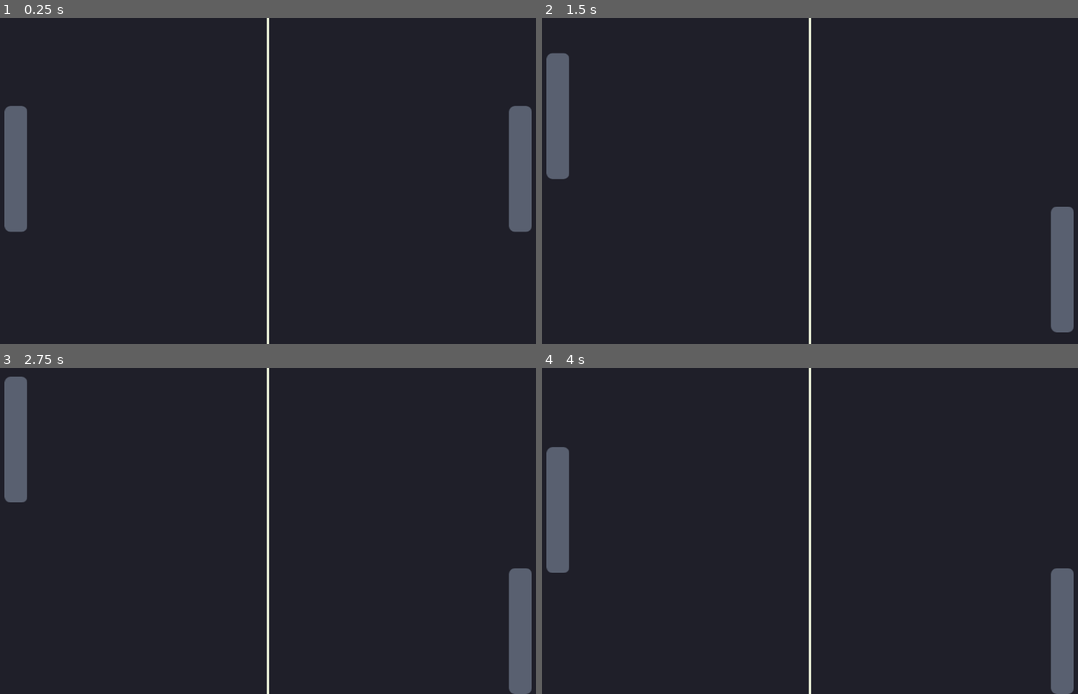
Above: before the commit, frames 1-4 (two rows, left to right).
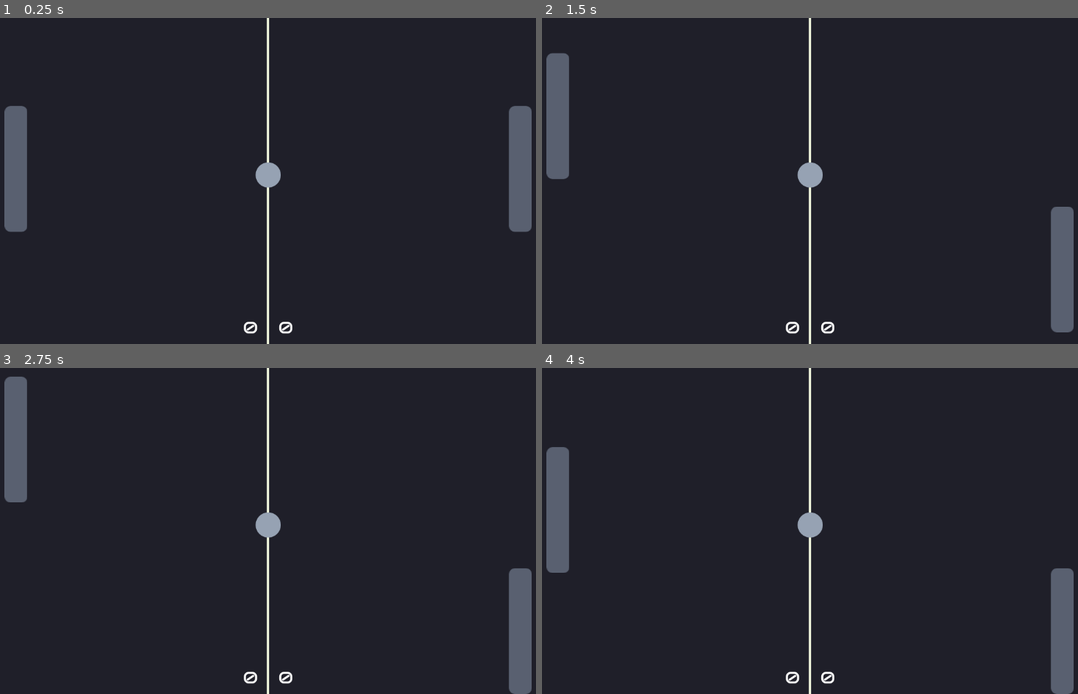
Above: after the commit, the same moments.

Repository: blackinferno1000/pong
Game: Godot game, scene res://scenes/main.tscn
Two runs of this game, one before a commit and one after it. Both use one fixed random seed, a clock stepped at 60 frames per second and the inputs below.
Inputs:
- Up to frame 1 (0.25 s): no input
- Up to frame 2 (1.5 s): tap Enter at 0.5 s; hold W (p1_up) 0.53-1.28 s; hold Down (p2_down) 0.53-1.28 s; tap Up (p2_up) at 0.8, 1.35 s; hold S (p1_down) from 1.28 s (still down)
- Up to frame 3 (2.75 s): tap Down (p2_down) at 1.55 s; release S (p1_down) at 2.03 s; hold W (p1_up) from 2.03 s (still down); hold Down (p2_down) from 2.03 s (still down); tap Up (p2_up) at 2.3 s
- Up to frame 4 (4 s): release Down (p2_down) at 2.78 s; tap Up (p2_up) at 2.85, 3.8 s; tap Down (p2_down) at 3.05 s; tap Space at 3.5 s; release W (p1_up) at 3.53 s; hold S (p1_down) from 3.53 s (still down); hold Down (p2_down) from 3.53 s (still down)

The runs differ from the first frame. In frame 1, 0.4% of the frame differs, in the area x 45-55%, y 44-97%; in frame 2, 0.4%; in frame 3, 0.4%; in frame 4, 0.4%.

Commit message:
gamemanager.gd

Diff:
--- /dev/null
+++ b/scenes/objects/ball.tscn
@@ -0,0 +1,15 @@
+[gd_scene load_steps=3 format=3 uid="uid://dfbkm86lw6pun"]
+
+[ext_resource type="Texture2D" uid="uid://f4hkpvvxf36g" path="res://assets/ball.png" id="1_itkb2"]
+
+[sub_resource type="CircleShape2D" id="CircleShape2D_12lam"]
+radius = 25.0
+
+[node name="Ball" type="CharacterBody2D"]
+
+[node name="Sprite2D" type="Sprite2D" parent="."]
+modulate = Color(0.5882353, 0.63529414, 0.7019608, 1)
+texture = ExtResource("1_itkb2")
+
+[node name="CollisionShape2D" type="CollisionShape2D" parent="."]
+shape = SubResource("CircleShape2D_12lam")
--- a/scenes/scripts/game_manager.gd
+++ b/scenes/scripts/game_manager.gd
@@ -3,10 +3,41 @@
 #fields
 @onready var player_1 = %"Player 1"
 @onready var player_2 = %"Player 2"
+var ball_node = preload("res://scenes/objects/ball.tscn")
+var label_node = preload("res://scenes/user_interface/label.tscn")
+var ball
+var screen_size
+@export_enum("Active", "Score", "Game Over") var game_state: int
+@export var p1_score:int = 0
+@export var p2_score:int = 0
+var p1_score_label
+var p2_score_label
+@export var speed:int = 300
+var point
+
 
 # Called when the node enters the scene tree for the first time.
 func _ready():
-	pass # Replace with function body.
+#	instantiate ball at center
+	ball = instance(ball_node,Vector2(575.0,312.0))
+	p1_score_label = instance(label_node, Vector2(520.0,595.0))
+	p1_score_label.text = str(p1_score)
+	p2_score_label = instance(label_node, Vector2(590.0,595.0))
+	p2_score_label.text = str(p2_score)
+	print(ball)
+	print(ball.position)
+# 	get and adjust screen size
+	screen_size = get_viewport_rect().size
+	screen_size = Vector2(screen_size[0], screen_size[1] - 125)
+#	get intial ball move position
+	point = randf_range(screen_size[0],screen_size[1])
+	print(point)
+
+func instance(inst, pos: Vector2):
+	var instance = inst.instantiate()
+	add_child(instance)
+	instance.position = pos
+	return instance
 
 #quits game
 func _input(event):
@@ -14,5 +45,10 @@
 		get_tree().quit()
 
 # Called every frame. 'delta' is the elapsed time since the previous frame.
-func _process(delta):
+func _physics_process(delta):
+#	move ball
+	#ball.position = ball.position.move_toward(Vector2(point,screen_size[1]), speed * delta)
 	pass
+
+#	position clamp
+	#ball.position = position.clamp(Vector2(0,125), screen_size)
--- a/scenes/scripts/paddle.gd
+++ b/scenes/scripts/paddle.gd
@@ -7,26 +7,24 @@
 
 #functions
 func _ready():
+# 	get and adjust screen size
 	screen_size = get_viewport_rect().size
 	screen_size = Vector2(screen_size[0], screen_size[1] - 125)
-	print(screen_size)
+	#print(screen_size)
+
 func _physics_process(delta):
 #	player 1 movement
 	if(player == 0):
 		if(Input.is_action_pressed("p1_up")):
-			#velocity.y -= SPEED * delta
 			position.y -= SPEED * delta
 		if(Input.is_action_pressed("p1_down")):
-			#velocity.y += SPEED * delta
 			position.y += SPEED * delta
-	position = position.clamp(Vector2.ZERO, screen_size)
 
 #	player 2 movement
 	if(player == 1):
 		if(Input.is_action_pressed("p2_up")):
-			#velocity.y -= SPEED * delta
 			position.y -= SPEED * delta
 		if(Input.is_action_pressed("p2_down")):
-			#velocity.y += SPEED * delta
 			position.y += SPEED * delta
+#	position clamp
 	position = position.clamp(Vector2(0,125), screen_size)
--- /dev/null
+++ b/scenes/user_interface/label.tscn
@@ -0,0 +1,12 @@
+[gd_scene load_steps=2 format=3 uid="uid://eaolty4igfxy"]
+
+[ext_resource type="FontFile" uid="uid://5xs0ixkidtd1" path="res://assets/Audiowide-Regular.ttf" id="1_aqins"]
+
+[node name="Label" type="RichTextLabel"]
+offset_right = 40.0
+offset_bottom = 40.0
+theme_override_fonts/normal_font = ExtResource("1_aqins")
+theme_override_font_sizes/normal_font_size = 32
+scroll_active = false
+horizontal_alignment = 1
+vertical_alignment = 1
Binary file added: assets/Audiowide-Regular.ttf
Not shown, added: assets/Audiowide-Regular.ttf.import
Not shown, changed: .DS_Store
